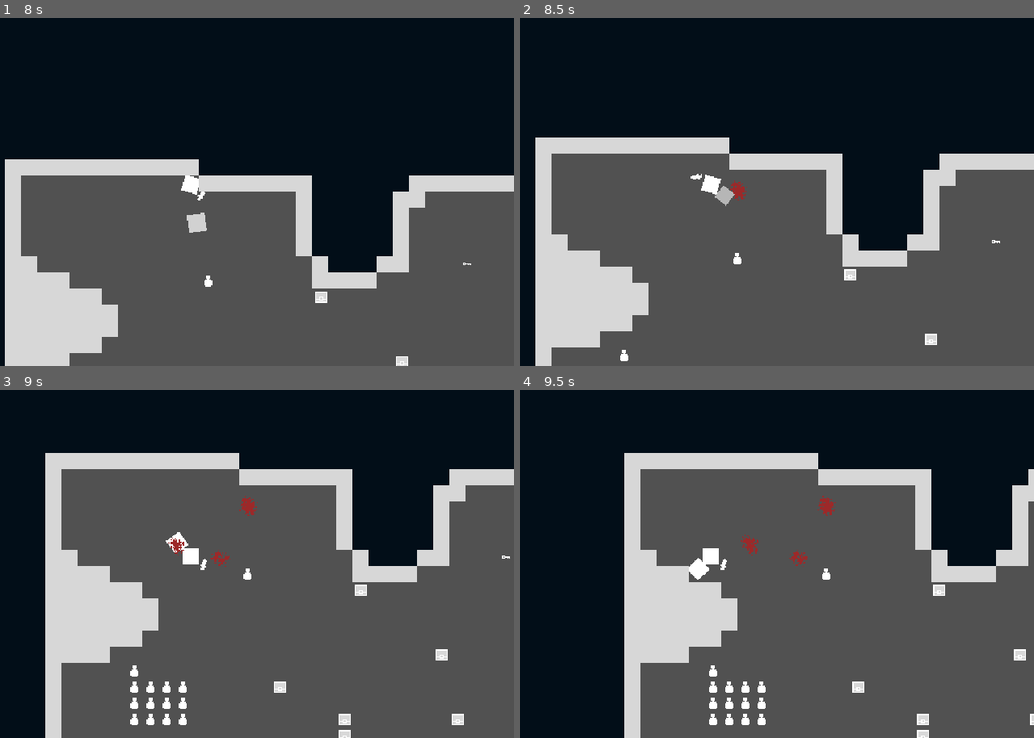
Above: before the commit, frames 1-4 (two rows, left to right).
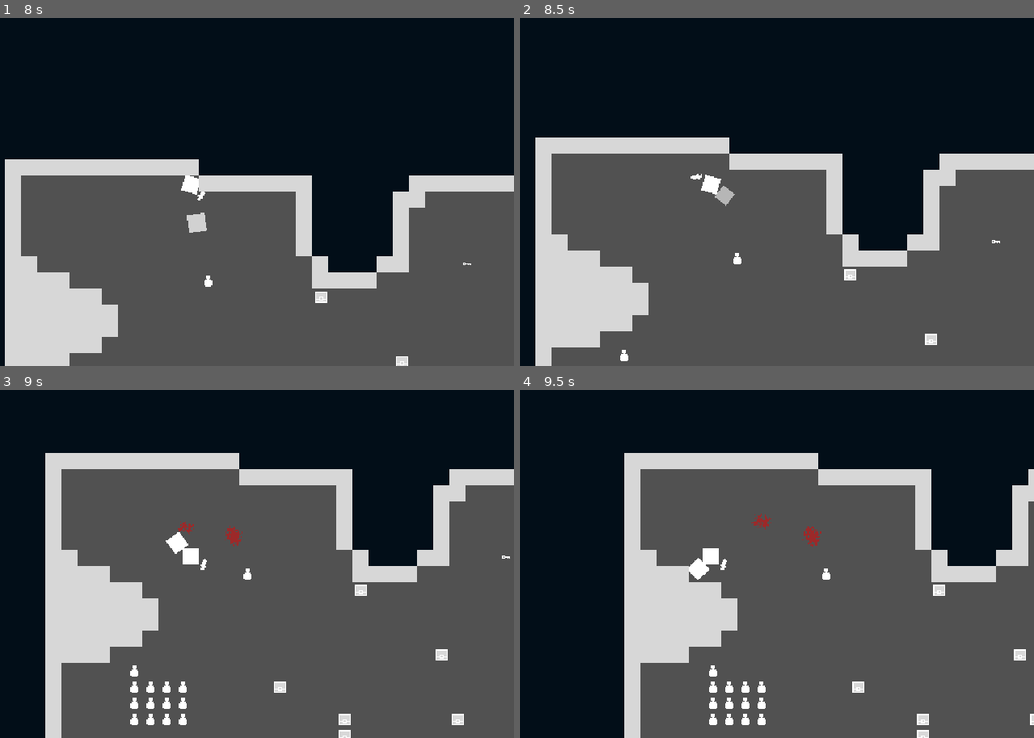
Above: after the commit, the same moments.

Repository: zMenta/Cubesh
Game: Godot game, scene res://main/main.tscn
Same seed, same stepped clock (60 frames per second), same inputs: the game is played once before the commit and once after it.
Inputs (mouse positions are in pixels of both pictures, inside the frame that each line leads up to):
- Up to frame 1 (8 s): move the mouse to (159, 258) at 0.52 s; hold W (up) 0.53-2.03 s; click (159, 258) at 0.6 s; move the mouse to (385, 237) at 1.27 s; tap Space (dodge) every 1.5 s from 1.35 to 7.35 s; move the mouse to (outside the picture) at 2.02 s; hold A (left) 2.03-3.53 s; click (outside the picture) at 2.1 s; move the mouse to (221, 185) at 2.77 s; move the mouse to (92, 94) at 3.52 s; hold S (down) 3.53-4.28 s; click (92, 94) at 3.6 s; move the mouse to (334, 167) at 4.27 s; hold D (right) 4.28-5.03 s; move the mouse to (61, 202) at 5.02 s; hold W (up) 5.03-5.78 s; click (61, 202) at 5.1 s; move the mouse to (257, 105) at 5.77 s; hold D (right) from 5.78 s (still down); tap Enter at 6.5 s; move the mouse to (159, 258) at 6.52 s; click (159, 258) at 6.6 s; move the mouse to (385, 237) at 7.27 s
- Up to frame 2 (8.5 s): move the mouse to (outside the picture) at 8.02 s; release D (right) at 8.03 s; hold S (down) from 8.03 s (still down); click (outside the picture) at 8.1 s
- Up to frame 3 (9 s): move the mouse to (221, 557) at 8.77 s; release S (down) at 8.78 s; hold A (left) from 8.78 s (still down); tap Space (dodge) at 8.85 s
- Up to frame 4 (9.5 s): keep holding A (left)

Frame 1 is identical in both runs. In frame 2, less than 0.1% of the frame differs, in the area x 40-45%, y 46-53%; in frame 3, 0.4%; in frame 4, 0.4%, in the area x 42-62%, y 30-51%.

Commit message:
slime attacks

Diff:
--- a/enemies/enemy.gd
+++ b/enemies/enemy.gd
@@ -1,11 +1,13 @@
 extends CharacterBody2D
 
-var target : Node2D
 
 const SPEED = 10
 const ACCELERATION = 2
 const FRICTION = 10
 const DASH_SPEED = 230
+
+var target : Node2D
+@onready var hurtbox_shape : CollisionShape2D = $ComponentHurtbox/CollisionShape2D2
 
 func _physics_process(_delta: float) -> void:
 	if target == null:
@@ -28,9 +30,14 @@
 	if target == null:
 		return
 
+	hurtbox_shape.disabled = false
+	var timer = get_tree().create_timer(0.7)
 	var direction = global_position.direction_to(target.global_position)
 	velocity.x = move_toward(velocity.x, direction.x * DASH_SPEED, DASH_SPEED)
 	velocity.y = move_toward(velocity.y, direction.y * DASH_SPEED, DASH_SPEED)
+	await timer.timeout
+	hurtbox_shape.disabled = true
+
 
 
 func _on_detection_zone_body_entered(body:Node2D) -> void:
--- a/enemies/slime.tscn
+++ b/enemies/slime.tscn
@@ -147,6 +147,7 @@
 [node name="CollisionShape2D2" type="CollisionShape2D" parent="ComponentHurtbox"]
 scale = Vector2(1, 1)
 shape = SubResource("CircleShape2D_g08wa")
+disabled = true
 
 [node name="ComponentHitbox" type="Area2D" parent="." node_paths=PackedStringArray("health")]
 collision_layer = 2
